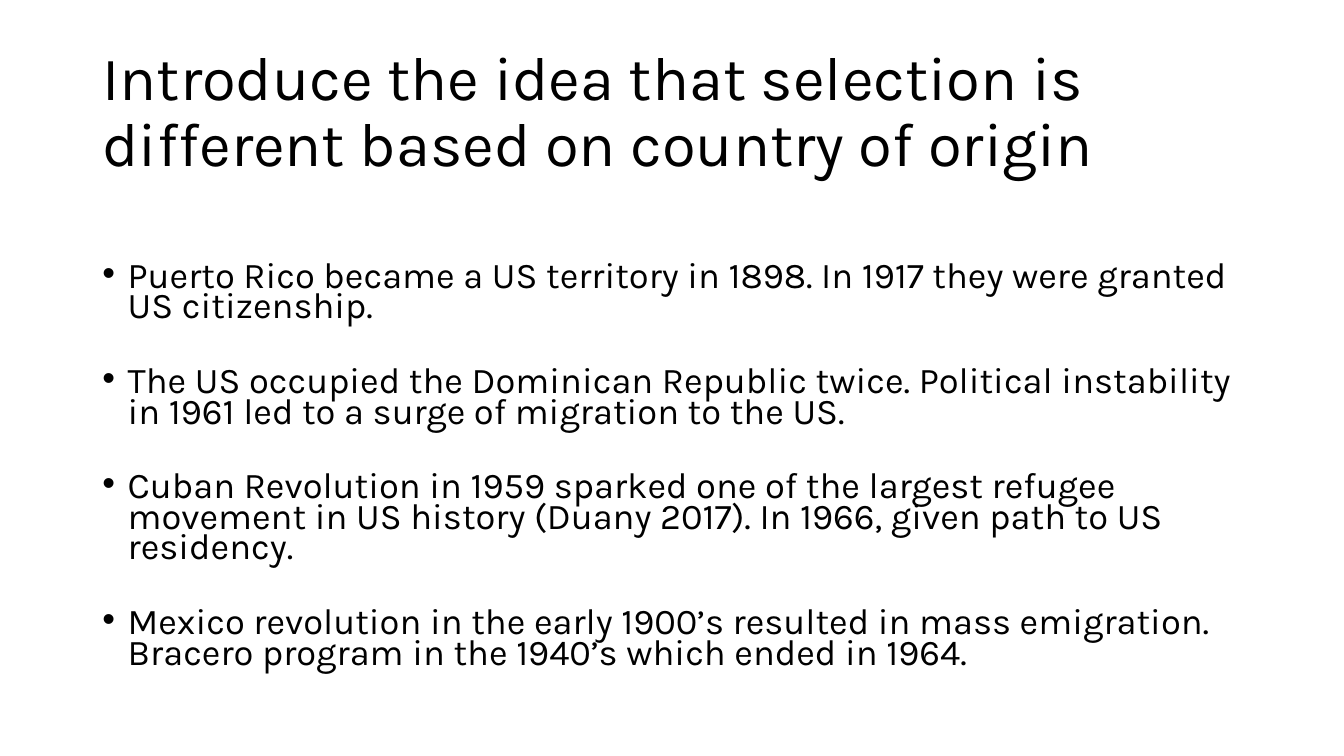
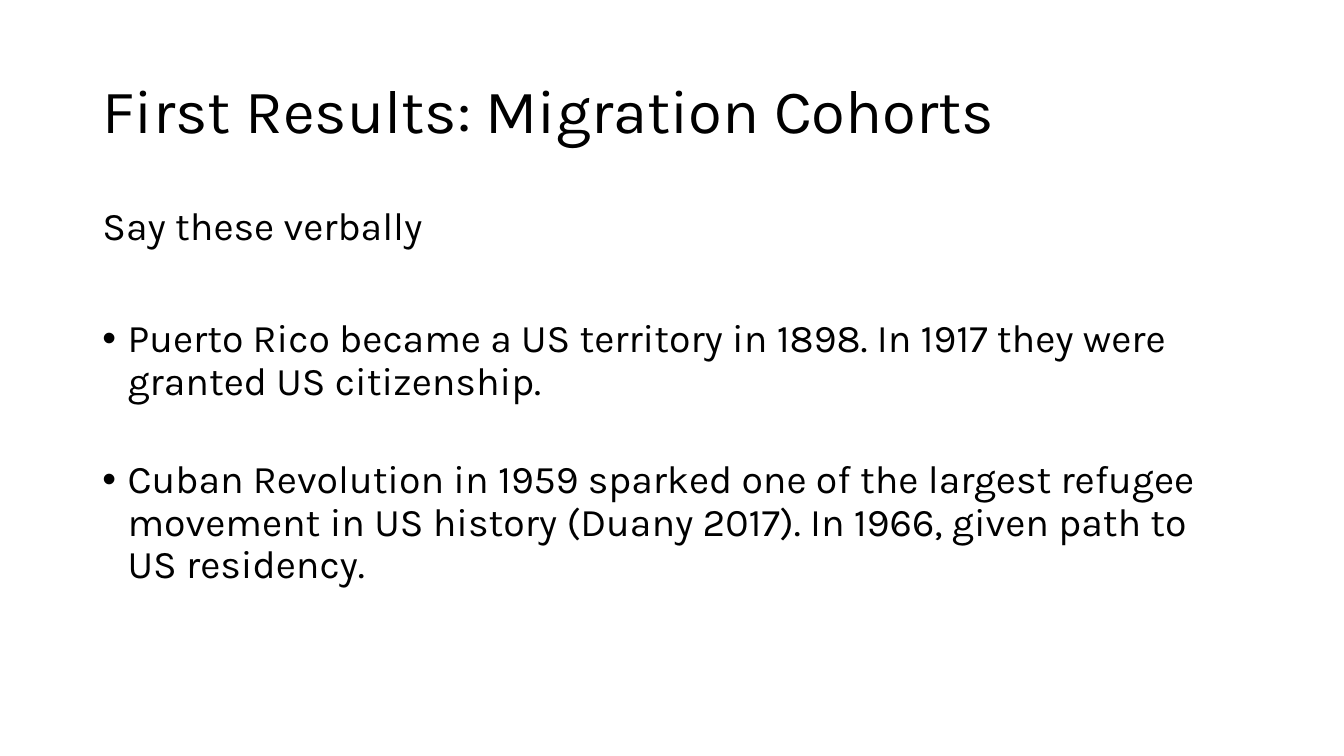
Before and after one commit to chrissoria/international_migration_ses, a slide deck: slide 6 of presentation/PAA_2025.pptx. Drawn at 1344x756 pixels with LibreOffice and Linux fonts; fonts in the diff are those of the drawing. Boxes give left, top, right and bottom in pixels: in the first picture for what was removed or moved away, otherwise in the second. Text is boxed around its words. In the diff, an @@ line names an element or a change of style, - is before the commit and + after.

```diff
--- a/presentation/PAA_2025.pptx
+++ b/presentation/PAA_2025.pptx
@@ title at (x1=102, y1=90, x2=994, y2=148): text changed @@
-Introduce the idea that selection is different based on country of origin
+First Results: Migration Cohorts
@@ text at (x1=102, y1=213, x2=423, y2=250): paragraph added @@
+Say these verbally
@@ text at (x1=128, y1=325, x2=1195, y2=588): size 25.9 to 28 pt; line spacing 0.7 to 0.9 @@
@@ text at (x1=128, y1=368, x2=1230, y2=433): paragraph removed @@
-• The US occupied the Dominican Republic twice. Political instability in 1961 led to a surge of migration to the US.
@@ text at (x1=128, y1=609, x2=1209, y2=674): paragraph removed @@
-• Mexico revolution in the early 1900’s resulted in mass emigration. Bracero program in the 1940’s which ended in 1964.
```
Also in this commit, not shown: 5 other slides changed, 6 slides added, 4 slides removed, 9 other files.
